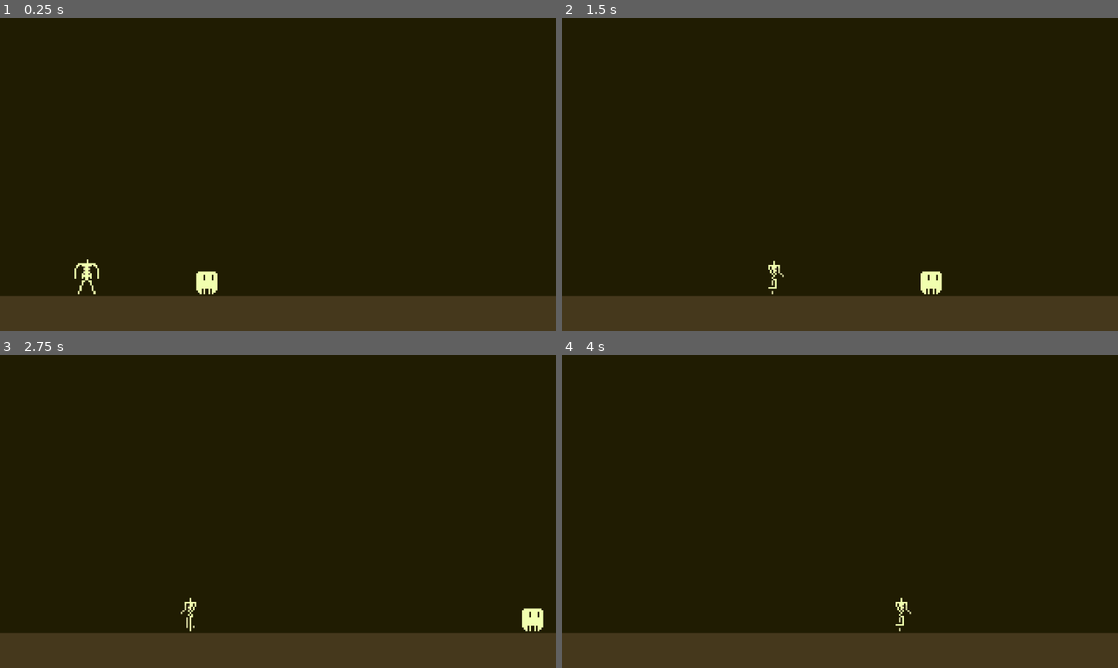
Above: before the commit, frames 1-4 (two rows, left to right).
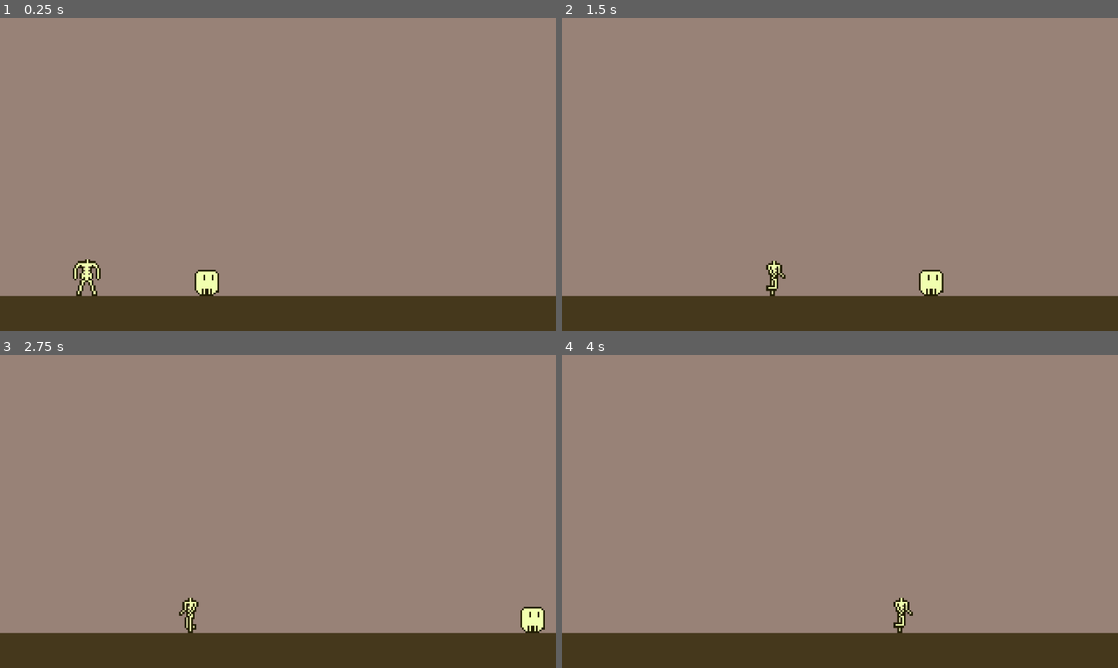
Above: after the commit, the same moments.

Repository: tucksravin/dont-lose-your-head
Game: Godot game, scene res://scenes/intro/intro.tscn
The game is run twice, just before and just after one commit, with the same random seed, the same clock (stepped at 60 frames per second) and the same inputs.
Inputs:
- Up to frame 1 (0.25 s): no input
- Up to frame 2 (1.5 s): hold D (move_right) from 0.53 s (still down); tap E (interact) at 0.6, 1.35 s; tap Space (jump) at 0.77 s
- Up to frame 3 (2.75 s): tap Space (jump) at 1.52 s; release D (move_right) at 2.03 s; hold A (move_left) from 2.03 s (still down); tap E (interact) at 2.1 s
- Up to frame 4 (4 s): release A (move_left) at 2.78 s; hold D (move_right) from 2.78 s (still down); tap E (interact) at 2.85, 3.6 s; tap Space (jump) at 3.02, 3.77 s

The runs differ from the first frame. In frame 1, 88% of the frame differs, in the area x 0-100%, y 0-89%; in frame 2, 88%; in frame 3, 88%; in frame 4, 89%.

Commit message:
Intro sky: #201c02 -> #988277 — the old value was the sprites' outline colour, so every silhouette vanished into the background

Diff:
--- a/scenes/intro/intro.tscn
+++ b/scenes/intro/intro.tscn
@@ -15,7 +15,7 @@
 [node name="Background" type="Polygon2D" parent="."]
 z_index = -1
 polygon = PackedVector2Array(0, 0, 640, 0, 640, 360, 0, 360)
-color = Color(0.125490196078431, 0.109803921568627, 0.007843137254902, 1)
+color = Color(0.596078431372549, 0.509803921568627, 0.466666666666667, 1)
 
 [node name="Camera2D" type="Camera2D" parent="."]
 position = Vector2(320, 180)
Not shown, changed: assets/sprites/README.md
